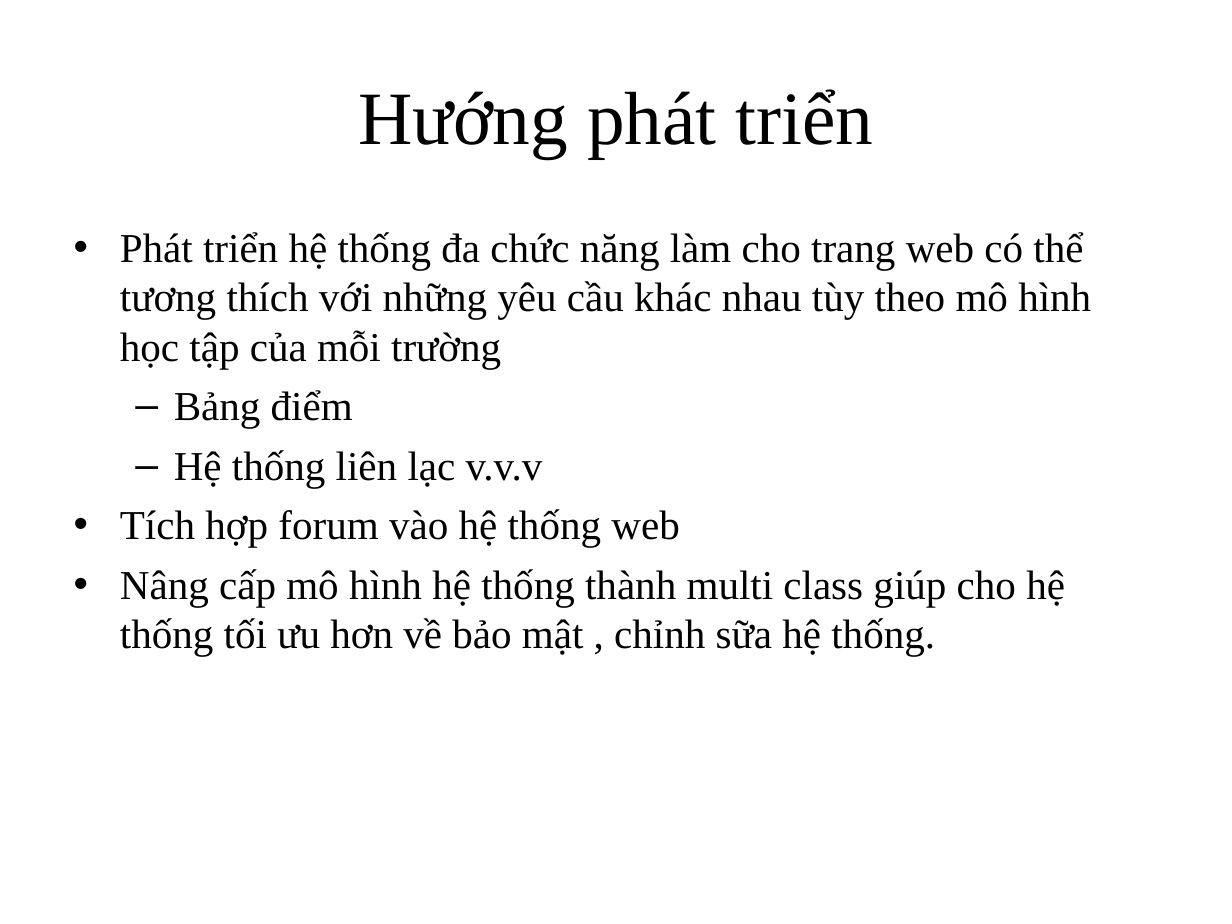
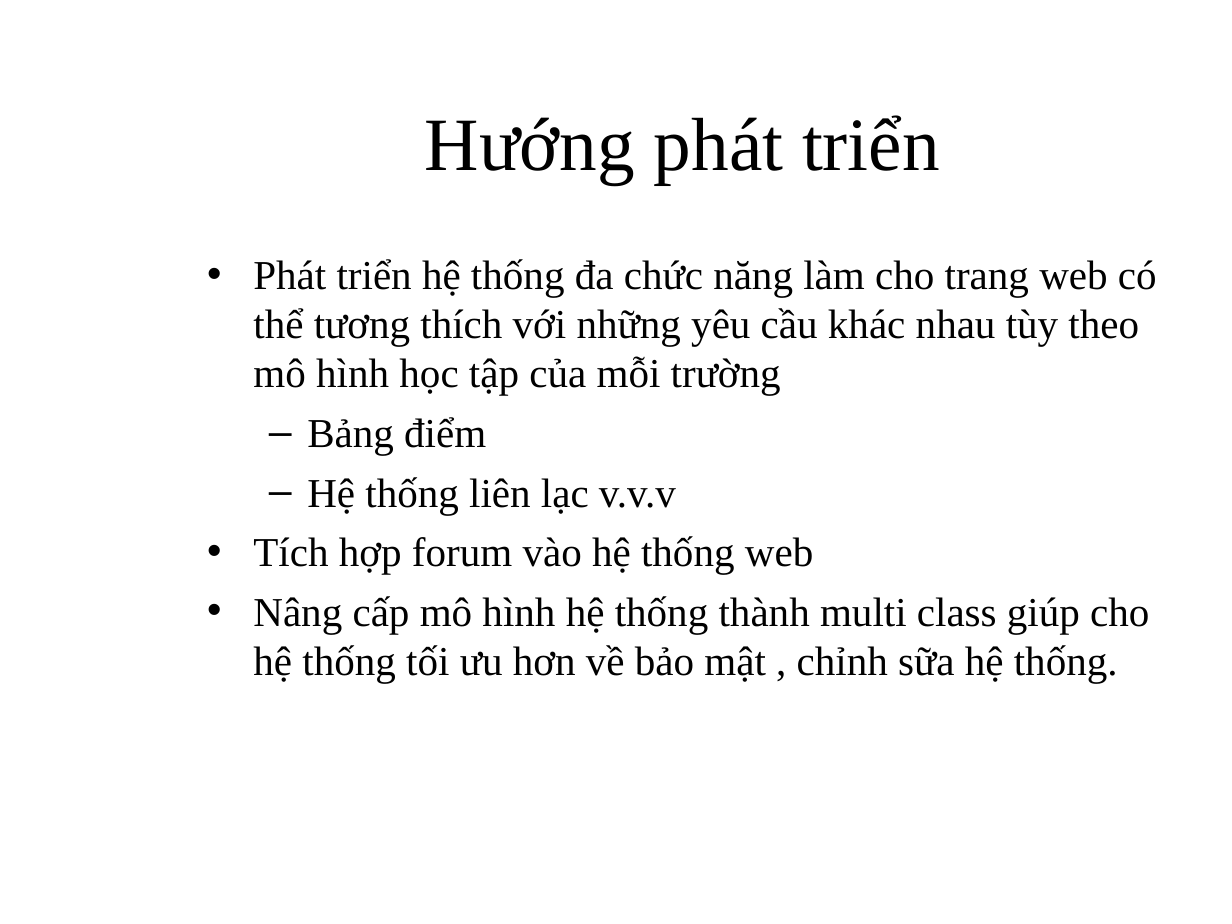
Before and after one commit to btnguyen2k/hsms, a slide deck: slide 20 of HSMS/Resources/baocaophanbien.ppt. Drawn at 1232x924 pixels with LibreOffice and Linux fonts; fonts in the diff are those of the drawing; background and template pictures are left out. Boxes give left, top, right and bottom in pixels: in the first picture for what was removed or moved away, otherwise in the second. Text is boxed around its words. In the diff, an @@ line names an element or a change of style, - is before the commit and + after.

```diff
--- a/HSMS/Resources/baocaophanbien.ppt
+++ b/HSMS/Resources/baocaophanbien.ppt
@@ title "Hướng phát triển": place and size @@
-title "Hướng phát triển" at [358, 89, 873, 158]
+title "Hướng phát triển" at [425, 115, 940, 185]
@@ text "Phát triển hệ thống đa ..." rewrapped from [120, 232, 1091, 656] to [253, 259, 1157, 683] @@
```
Also in this commit, not shown: 7 other slides changed, 12 slides added, 12 slides removed, 2 other files.
